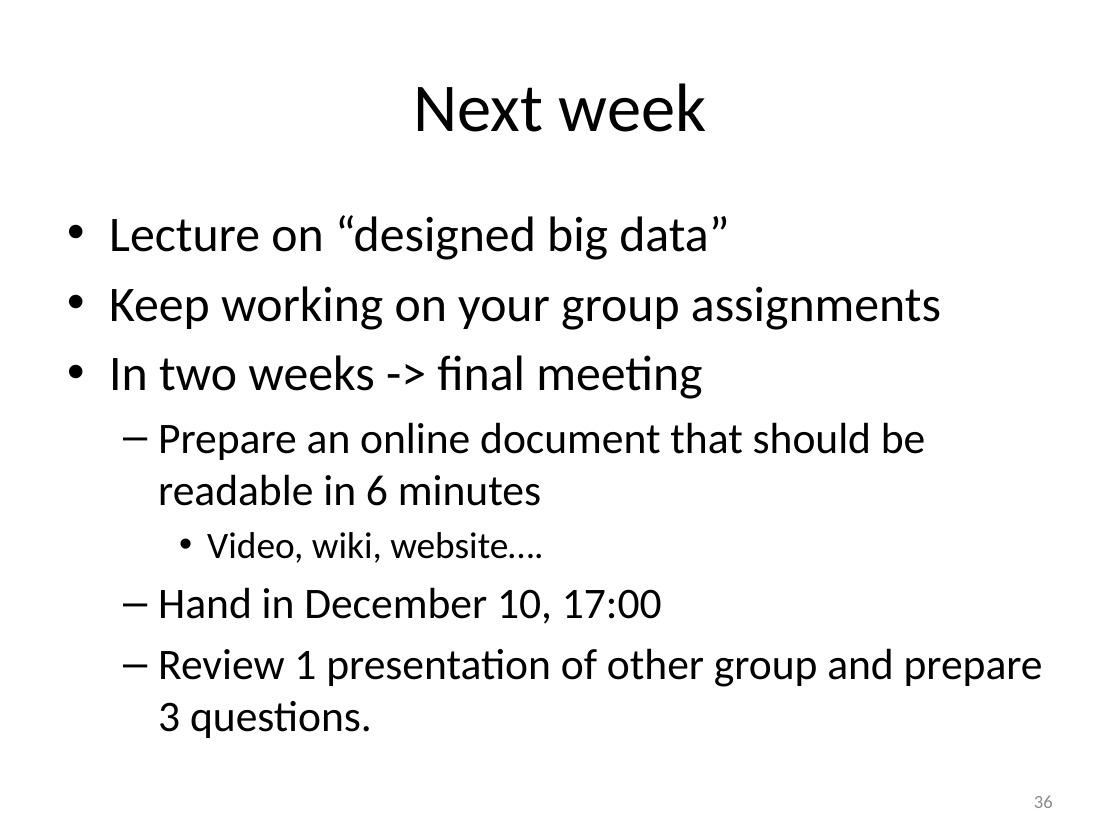
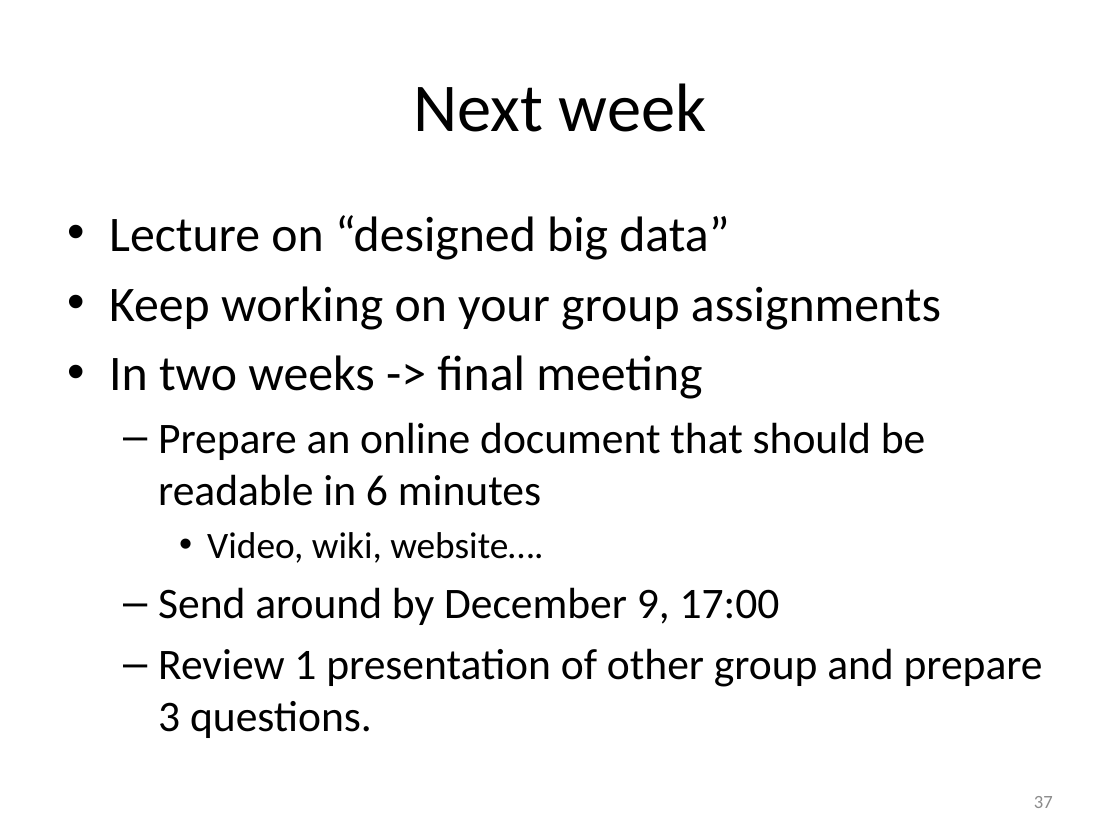
Before and after one commit to peterlugtig/peterlugtig.github.io, a slide deck: slide 37 of static/files/SDA/week13/lecture_week_13.pptx (slide 36 before the commit). Drawn at 1120x840 pixels with LibreOffice and Linux fonts; fonts in the diff are those of the drawing. Boxes give left, top, right and bottom in pixels: in the first picture for what was removed or moved away, otherwise in the second. Text is boxed around its words. In the diff, an @@ line names an element or a change of style, - is before the commit and + after.

```diff
--- a/static/files/SDA/week13/lecture_week_13.pptx
+++ b/static/files/SDA/week13/lecture_week_13.pptx
@@ text at <box>158,587,780,625</box>: text changed @@
-  – Hand in December 10, 17:00
+  – Send around by December 9, 17:00
@@ page number at <box>1034,796,1053,808</box>: text changed @@
-36
+37
```
Also in this commit, not shown: 22 other slides changed, 1 slide added, 3 other files.
